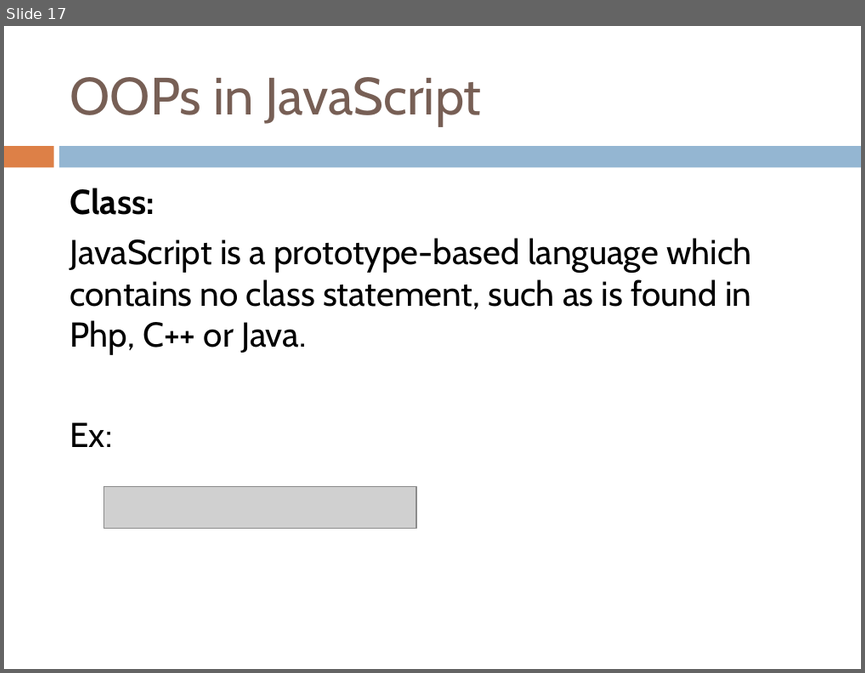
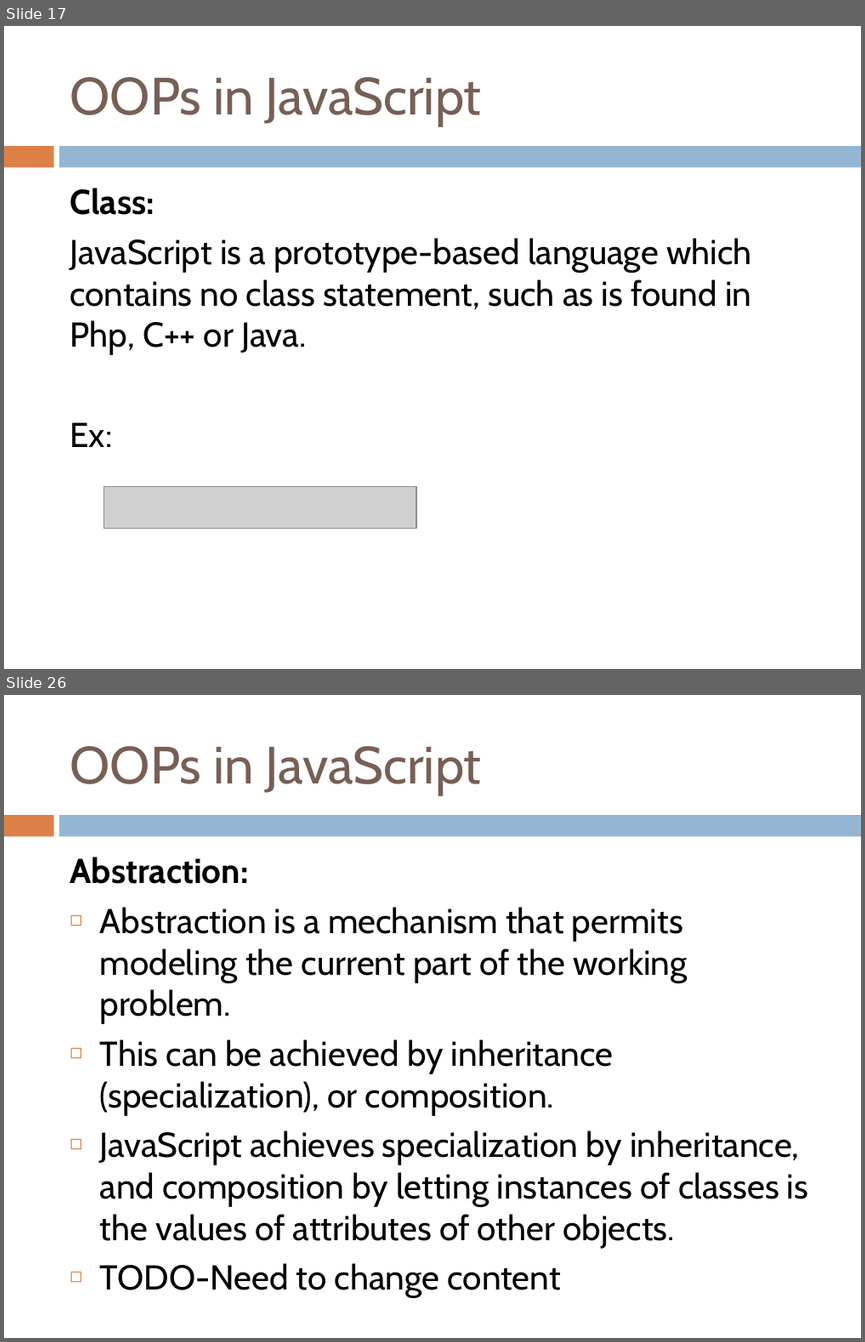
Before and after one commit to yedukondalurd/PPT, a slide deck: Advanced Javascript.pptx. Shown one above the other, each under a label of ours: slide 17 before the commit, slides 17 and 26 after it; the slides between them are not shown. The pictures are 865x673 and 865x1342 pixels, drawn with LibreOffice and Linux fonts; fonts in the diff are those of the drawing; grey boxes stand for pictures. Boxes give left, top, right and bottom in pixels: in the first picture for what was removed or moved away, otherwise in the second. Text is boxed around its words. In the diff, an @@ line names an element or a change of style, - is before the commit and + after.

```diff
--- a/Advanced Javascript.pptx
+++ b/Advanced Javascript.pptx
@@ slide 26 added at (x1=4, y1=695, x2=861, y2=1338), background #FFFFFF; not listed: 2 template elements that a slide beside it also shows @@
@@ title added at (x1=69, y1=746, x2=482, y2=795), 44 pt, text #775F55 @@
+OOPs in JavaScript
@@ text added at (x1=69, y1=857, x2=808, y2=1298), 29 pt, text #000000 @@
+Abstraction:
+◻ Abstraction is a mechanism that permits modeling the current part of the working problem.
+◻ This can be achieved by inheritance (specialization), or composition.
+◻ JavaScript achieves specialization by inheritance, and composition by letting instances of classes is the values of attributes of other objects.
+◻ TODO-Need to change content
```
Also in this commit, not shown: 3 slides changed, 12 other slides added, 1 other file.
